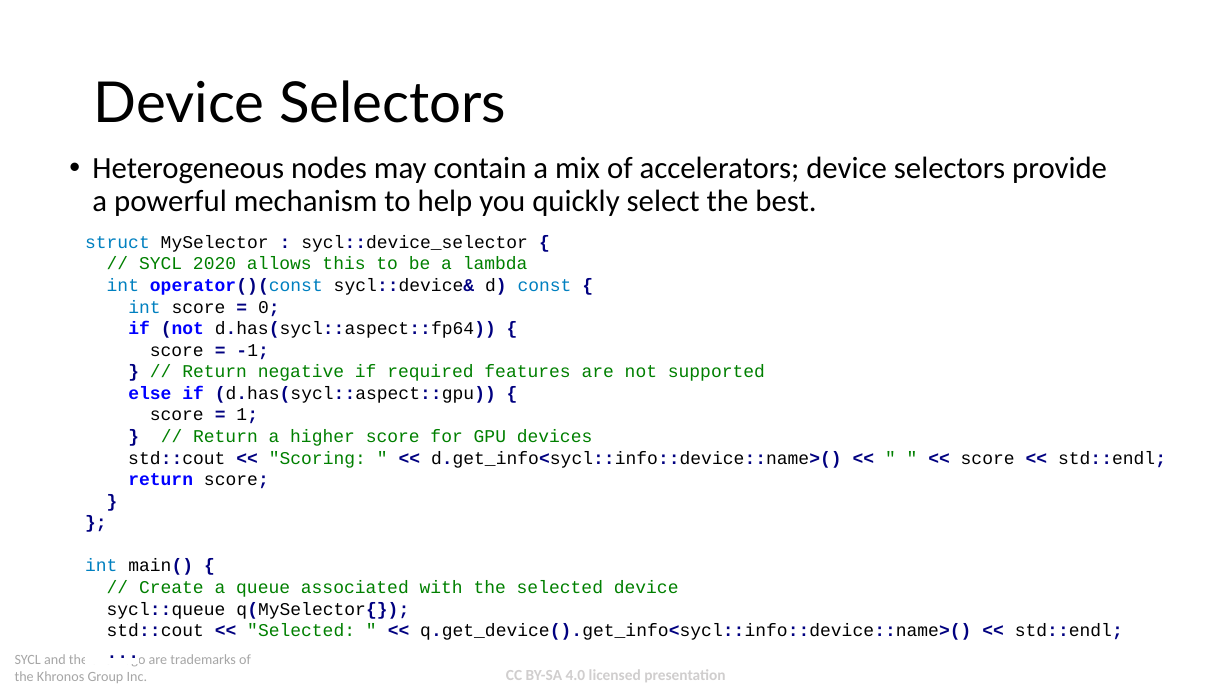
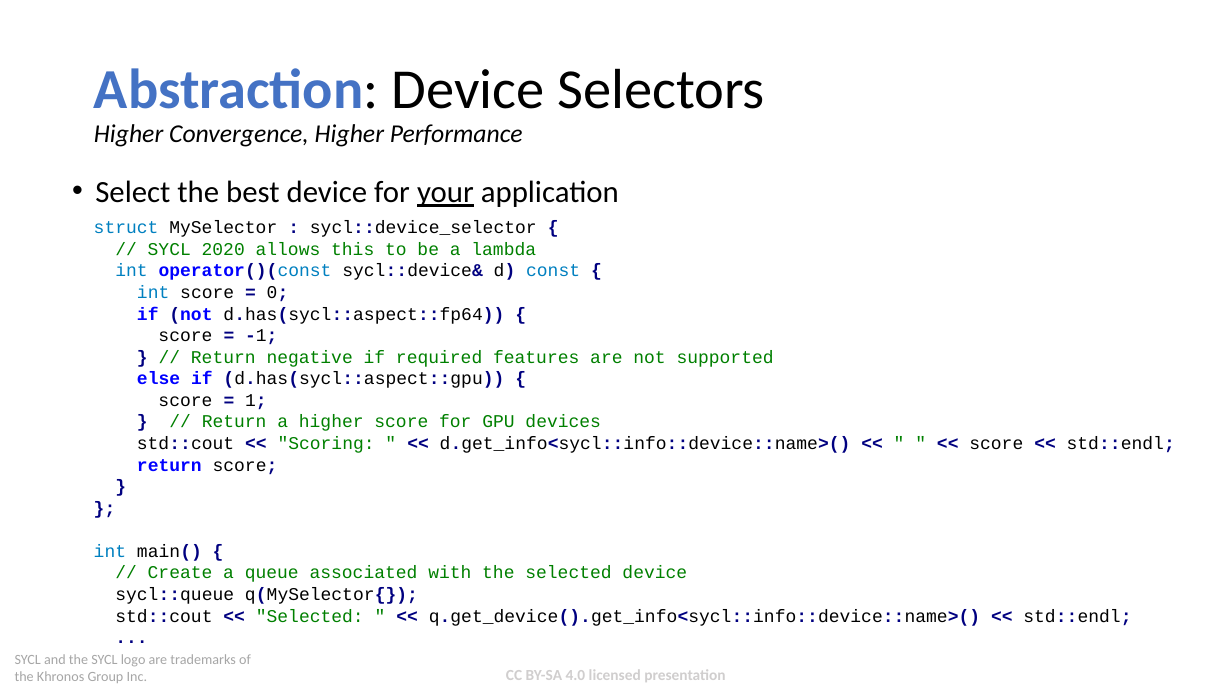
Before and after one commit to codeplaysoftware/syclacademy, a slide deck: slide 6 of Lesson_Materials/Lecture_18B_Think_Performance_Portable/Lecture_18B_Think_Performance_Portable.pptx. Drawn at 1232x693 pixels with LibreOffice and Linux fonts; fonts in the diff are those of the drawing; background and template pictures are left out. Boxes give left, top, right and bottom in pixels: in the first picture for what was removed or moved away, otherwise in the second. Text is boxed around its words. In the diff, an @@ line names an element or a change of style, - is before the commit and + after.

```diff
--- a/Lesson_Materials/Lecture_18B_Think_Performance_Portable/Lecture_18B_Think_Performance_Portable.pptx
+++ b/Lesson_Materials/Lecture_18B_Think_Performance_Portable/Lecture_18B_Think_Performance_Portable.pptx
@@ title at [94,68,765,147]: text changed; size 44 to 20 pt; font Lato to Calibri; italic on @@
-Device Selectors
+Abstraction: Device Selectors
+Higher Convergence, Higher Performance
@@ text at [95,180,619,207]: text changed @@
-• Heterogeneous nodes may contain a mix of accelerators; device selectors provide a powerful mechanism to help you quickly select the best.
+• Select the best device for your application
@@ text "struct MySelector : sycl::device_selector {": place and size @@
-text "struct MySelector : sycl::device_selector {" at [85,235,1166,640]
+text "struct MySelector : sycl::device_selector {" at [94,221,1175,626]
```
Also in this commit, not shown: 10 other slides changed, 1 other file.
